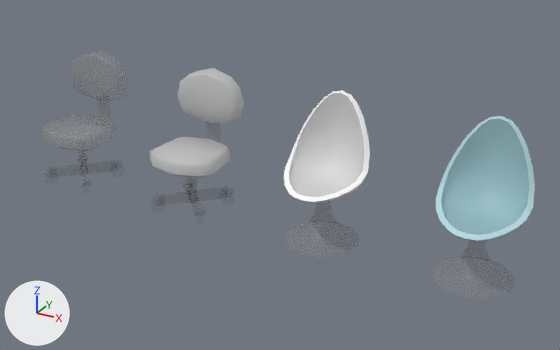
The FBX model Assets/Art/Models/Furniture/Generic/Seats/chairs.fbx, before and after one commit.
Camera for both pictures: a camera (50 mm lens) standing at (3.92, -4.07, 2.42) and looking at (1.66, 0.03, 0.37). Lighting does not change. The marker at lower left points along +X, +Y and +Z.

Objects in the first picture: 'Office Chair', 'Plastic Chair', 'Plastic Chair Blue'.
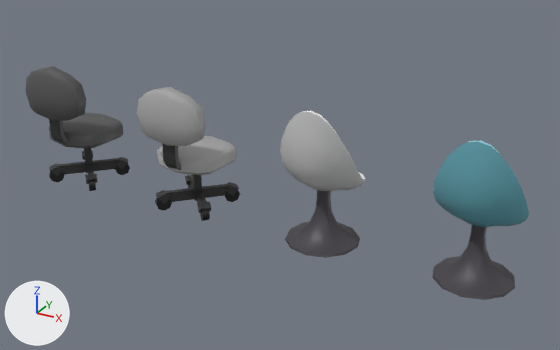
Boxes [x1, y1, x2, y2] around the edits, measured in the pictures (560 x 350 px):
'Plastic Chair Blue', surface changed, recoloured, turned: before [436, 116, 535, 242]; after [432, 140, 529, 300]
'Plastic Chair', surface changed, recoloured, turned: before [284, 91, 370, 203]; after [280, 111, 365, 258]
'Office Chair', surface changed, recoloured, turned: before [150, 68, 244, 178]; after [136, 87, 240, 221]
'Office Chair Dark', surface changed, recoloured, turned (not visible before): after [25, 66, 130, 191]

What the commit changed:
Picture 'Palette05.png' (img_palette05_png) is now built by load_image('Palette05.png', '../../../../Textures/Palette05.png', 256, 256, 'sRGB') instead of load_image('Palette05.png', '../../../../Textures/Palette05.png', 256, 256, 'Non-Color').
Material 'Palette05' (mat_palette05) is new.
Its texture is img_palette05_png.
me_plasticchair_002 has 338 vertices, 353 faces and spans x -0.274..0.274, y 0.0..0.946, z -0.254..0.296.
me_plasticchair_002 no longer uses material mat_palette05_003.
me_plasticchair_002 now uses material mat_palette05 (picture img_palette05_png).
me_plasticchair_001 has 338 vertices, 353 faces and spans x -0.274..0.274, y 0.0..0.946, z -0.254..0.296.
me_plasticchair_001 no longer uses material mat_palette05_003.
me_plasticchair_001 now uses material mat_palette05 (picture img_palette05_png).
me_officechair_01_001 has 262 vertices, 221 faces and spans x -0.253..0.253, y 0.0..0.944, z -0.311..0.272.
me_officechair_01_001 no longer uses material mat_palette05_003.
me_officechair_01_001 now uses material mat_palette05 (picture img_palette05_png).
me_officechair_02_001 has 262 vertices, 221 faces and spans x -0.253..0.253, y 0.0..0.944, z -0.311..0.272.
me_officechair_02_001 no longer uses material mat_palette05_003.
me_officechair_02_001 now uses material mat_palette05 (picture img_palette05_png).
Object 'Plastic Chair Blue' (ob_plastic_chair_blue) turns from (90, 0, 0) to (90, 0, -180) degrees about x, y and z.
Object 'Plastic Chair' (ob_plastic_chair) turns from (90, 0, 0) to (90, 0, -180) degrees about x, y and z.
Object 'Office Chair Dark' (ob_office_chair_dark) turns from (90, 0, 0) to (90, 0, -180) degrees about x, y and z.
Object 'Office Chair' (ob_office_chair) turns from (90, 0, 0) to (90, 0, -180) degrees about x, y and z.
